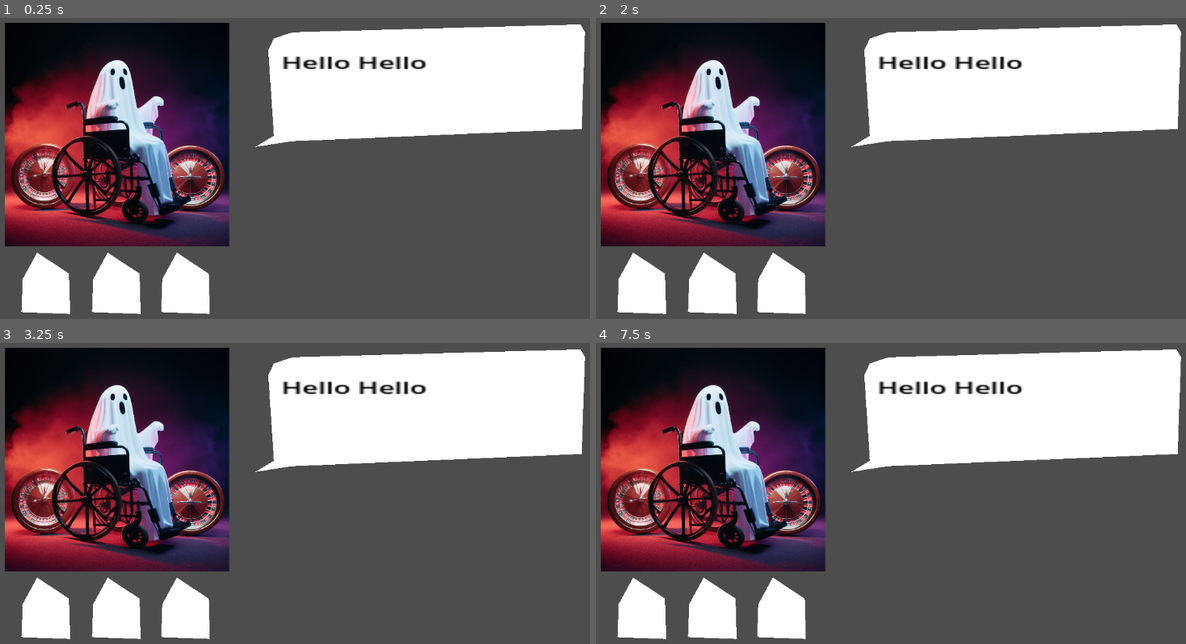
Above: before the commit, frames 1-4 (two rows, left to right).
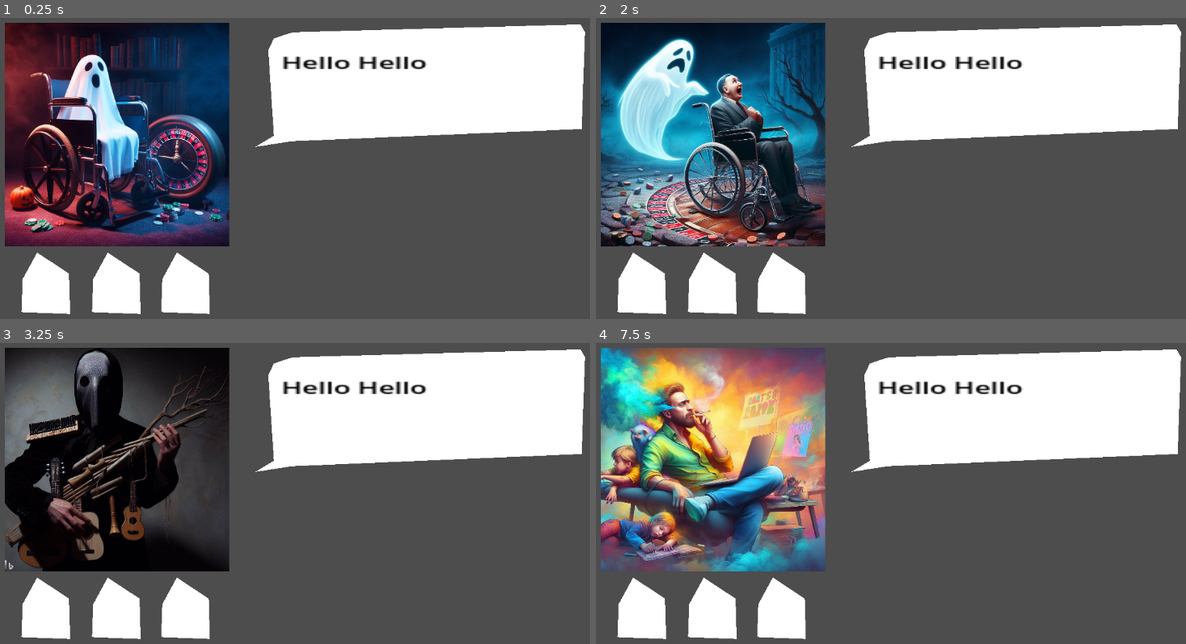
Above: after the commit, the same moments.

Repository: daoslies/TeamGame
Game: Godot game, scene res://Scenes/PlayScreen.tscn
Same seed, same stepped clock (60 frames per second), same inputs: the game is played once before the commit and once after it. The project has no main scene, so this scene is started directly.
Inputs:
- Up to frame 1 (0.25 s): no input
- Up to frame 2 (2 s): tap Enter at 0.5 s; tap Space at 1.25 s
- Up to frame 3 (3.25 s): no input
- Up to frame 4 (7.5 s): tap Enter at 3.5, 5 s; tap Space at 4.25, 5.75 s

The runs differ from the first frame. In frame 1, 24% of the frame differs, in the area x 0-39%, y 1-76%; in frame 2, 26%; in frame 3, 23%; in frame 4, 28%.

Commit message:
Show random bosses on PlayScreen

Diff:
--- a/Game/Scenes/PlayScreen.tscn
+++ b/Game/Scenes/PlayScreen.tscn
@@ -5,19 +5,40 @@
 [sub_resource type="GDScript" id="GDScript_btyv4"]
 script/source = "extends Sprite2D
 
-var character = 'ghost'
+const art_path = \"res://Character_Art/\"
+var rng = RandomNumberGenerator.new()
+var textures = []
+var files = []
+
+# Find filenames in art_path, ignore .import files.
+func _find_image_files():
+	var dir = DirAccess.open(art_path)
+	if dir:
+		dir.list_dir_begin()
+		var file_name = dir.get_next()
+		while file_name != \"\":
+			if not dir.current_is_dir():
+				if \".import\" not in file_name:
+					files.append(file_name)
+			file_name = dir.get_next()
+	else:
+		print(\"An error occurred when trying to access the path.\")
+
+# Create ImageTexture objects from image files.
+func _import_textures():
+	for file in files:
+		var image = Image.load_from_file(art_path + file)
+		textures.append(ImageTexture.create_from_image(image))
 
 # Called when the node enters the scene tree for the first time.
 func _ready():
-
-	if character == 'ghost':
-		var image = Image.load_from_file(\"res://Character_Art/DisabledGhost_2.jpeg\")
-		var texture = ImageTexture.create_from_image(image)
-		self.texture = texture
+	_find_image_files()
+	_import_textures()
 
 # Called every frame. 'delta' is the elapsed time since the previous frame.
 func _process(delta):
-	pass
+	if rng.randf() < 0.01:
+		self.texture = textures[rng.randi() % len(textures)]
 "
 
 [node name="Node2D" type="Node2D"]
